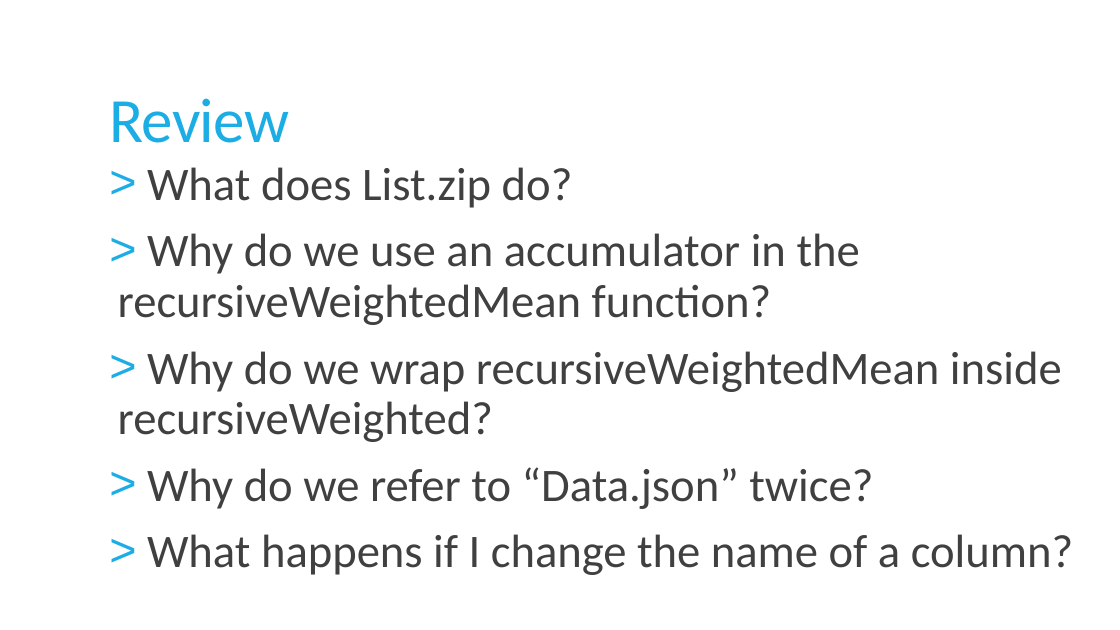
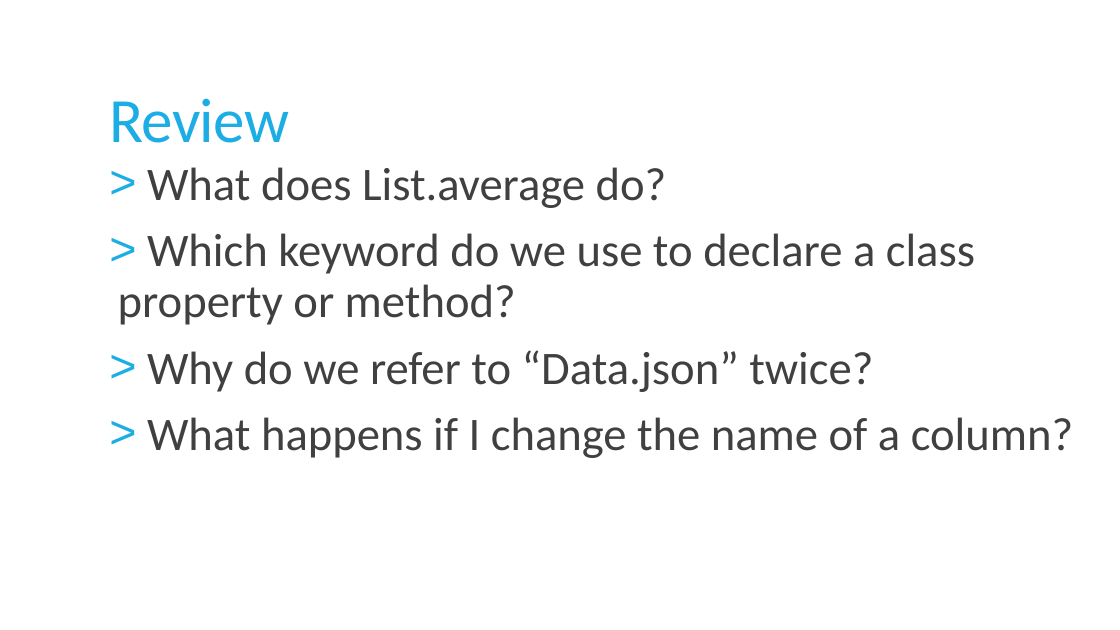
Before and after one commit to jorgef/fsharpworkshop, a slide deck: slide 75 of FSharpWorkshop_Slides.pptx (slide 81 before the commit). Drawn at 1120x630 pixels with LibreOffice and Linux fonts; fonts in the diff are those of the drawing. Boxes give left, top, right and bottom in pixels: in the first picture for what was removed or moved away, otherwise in the second. Text is boxed around its words. In the diff, an @@ line names an element or a change of style, - is before the commit and + after.

```diff
--- a/FSharpWorkshop_Slides.pptx
+++ b/FSharpWorkshop_Slides.pptx
@@ text at [118,167,975,325]: text changed @@
-> What does List.zip do?
-> Why do we use an accumulator in the recursiveWeightedMean function?
-> Why do we wrap recursiveWeightedMean inside recursiveWeighted?
+> What does List.average do?
+> Which keyword do we use to declare a class property or method?
```
Also in this commit, not shown: 10 other slides changed, 1 slide added, 7 slides removed, 10 other files.
